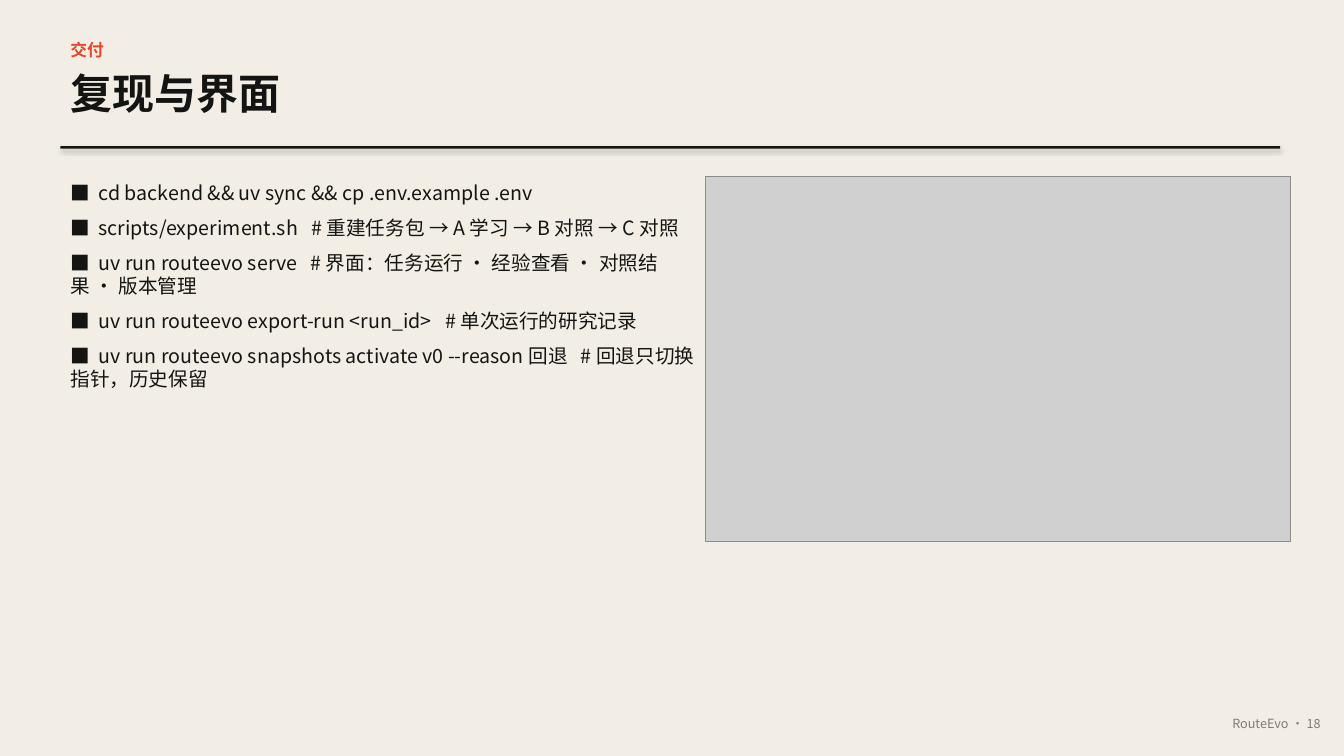
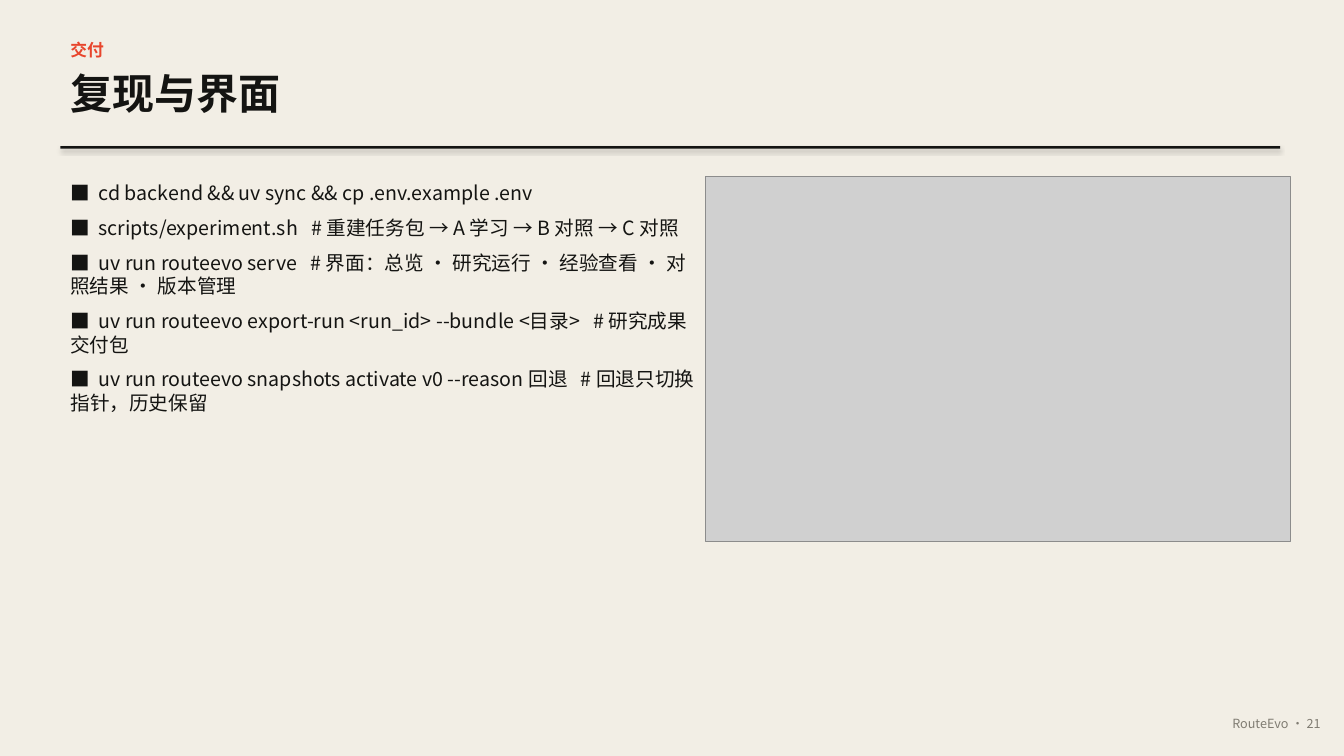
Before and after one commit to bohack-2026-hw/QuotaCrux, a slide deck: slide 21 of docs/RouteEvo.pptx (slide 18 before the commit). Drawn at 1344x756 pixels with LibreOffice and Linux fonts; fonts in the diff are those of the drawing; grey boxes stand for pictures. Boxes give left, top, right and bottom in pixels: in the first picture for what was removed or moved away, otherwise in the second. Text is boxed around its words. In the diff, an @@ line names an element or a change of style, - is before the commit and + after.

```diff
--- a/docs/RouteEvo.pptx
+++ b/docs/RouteEvo.pptx
@@ text at <box>70,253,687,354</box>: text changed @@
-■ uv run routeevo serve # 界面：任务运行 · 经验查看 · 对照结果 · 版本管理
-■ uv run routeevo export-run <run_id> # 单次运行的研究记录
+■ uv run routeevo serve # 界面：总览 · 研究运行 · 经验查看 · 对照结果 · 版本管理
+■ uv run routeevo export-run <run_id> --bundle <目录> # 研究成果交付包
@@ text at <box>1232,719,1321,728</box>: text changed @@
-RouteEvo · 18
+RouteEvo · 21
```
Also in this commit, not shown: 16 other slides changed, 3 slides added, 4 other files.
